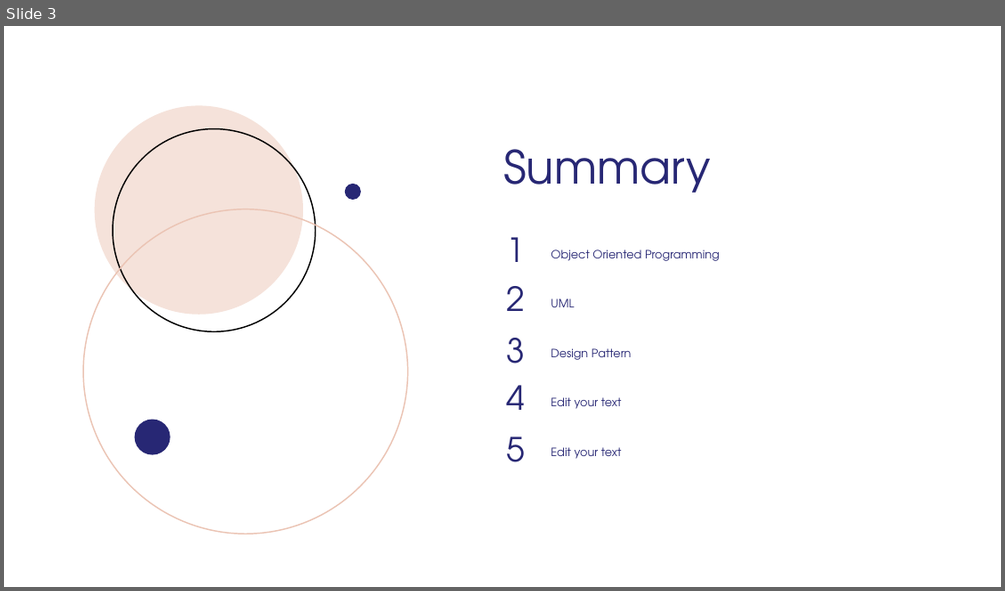
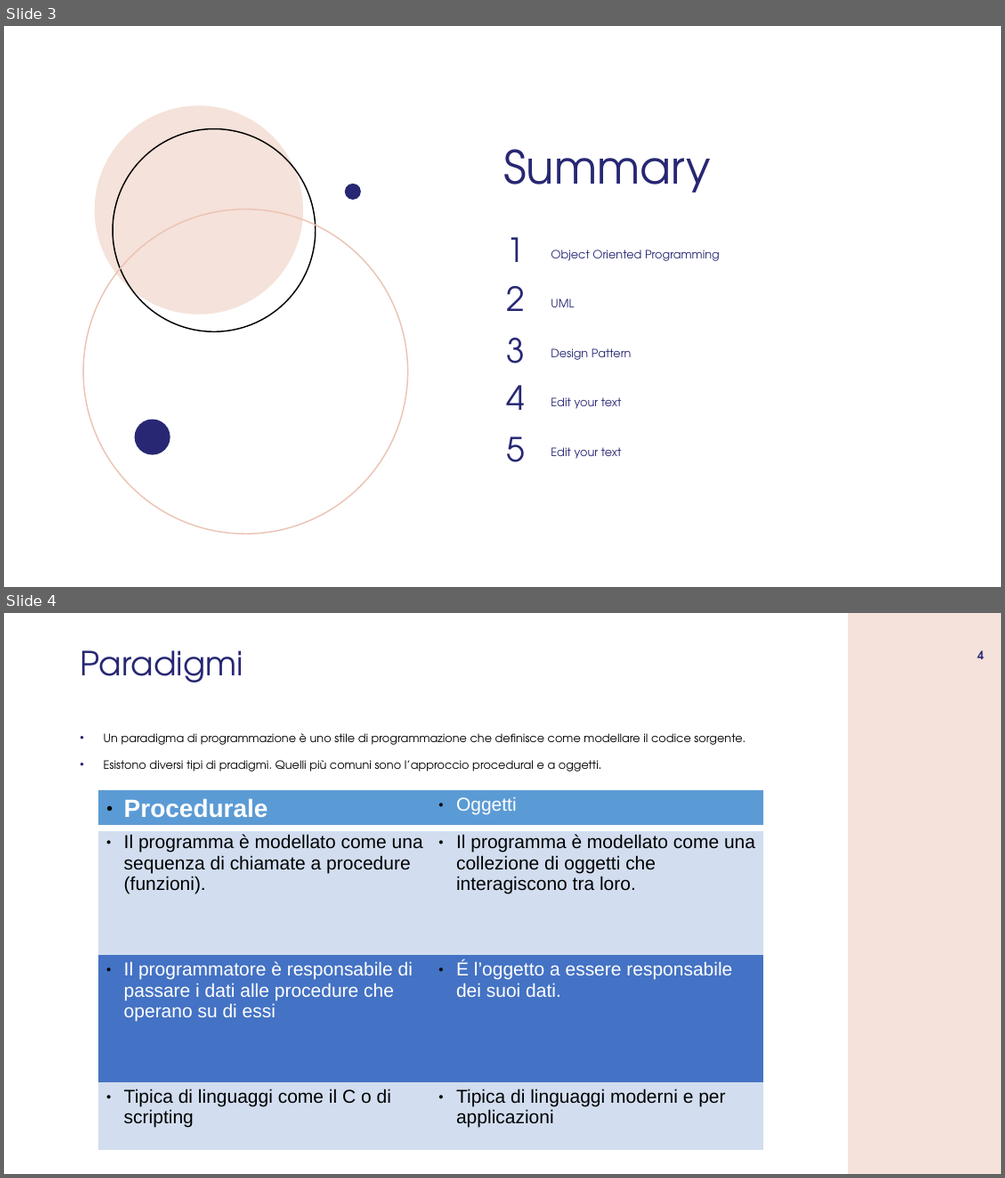
Before and after one commit to GMATZEU42/WS, a slide deck: WS02/WS_2.odp. Shown one above the other, each under a label of ours: slide 3 before the commit, slides 3 and 4 after it. The pictures are 1005x591 and 1005x1178 pixels, drawn with LibreOffice and Linux fonts; fonts in the diff are those of the drawing; background and template pictures are left out. Boxes give left, top, right and bottom in pixels: in the first picture for what was removed or moved away, otherwise in the second. Text is boxed around its words. In the diff, an @@ line names an element or a change of style, - is before the commit and + after.

```diff
--- a/WS02/WS_2.odp
+++ b/WS02/WS_2.odp
@@ slide 4 added at (4,613,1001,1174), background #FFFFFF @@
@@ freeform shape added at (848,613,1001,1174), fill #F5E2DA @@
@@ title added at (80,650,243,682), 32 pt, text #272774 @@
+Paradigmi
@@ page number added at (978,650,984,659), 11 pt, text #272774, bold @@
+4
@@ text added at (104,733,745,771), 11 pt, text #000000 @@
+• Un paradigma di programmazione è uno stile di programmazione che definisce come modellare il codice sorgente.
+• Esistono diversi tipi di pradigmi. Quelli più comuni sono l’approccio procedural e a oggetti.
@@ table added at (99,790,763,1131), 4 rows, 2 columns @@
+Procedurale | Oggetti
+Il programma è modellato come una sequenza di chiamate a procedure (funzioni). | Il programma è modellato come una collezione di oggetti che interagiscono tra loro.
+Il programmatore è responsabile di passare i dati alle procedure che operano su di essi | É l’oggetto a essere responsabile dei suoi dati.
+Tipica di linguaggi come il C o di scripting | Tipica di linguaggi moderni e per applicazioni
```
Also in this commit, not shown: 1 slide changed, 9 other slides added, 1 slide removed, 2 other files.
